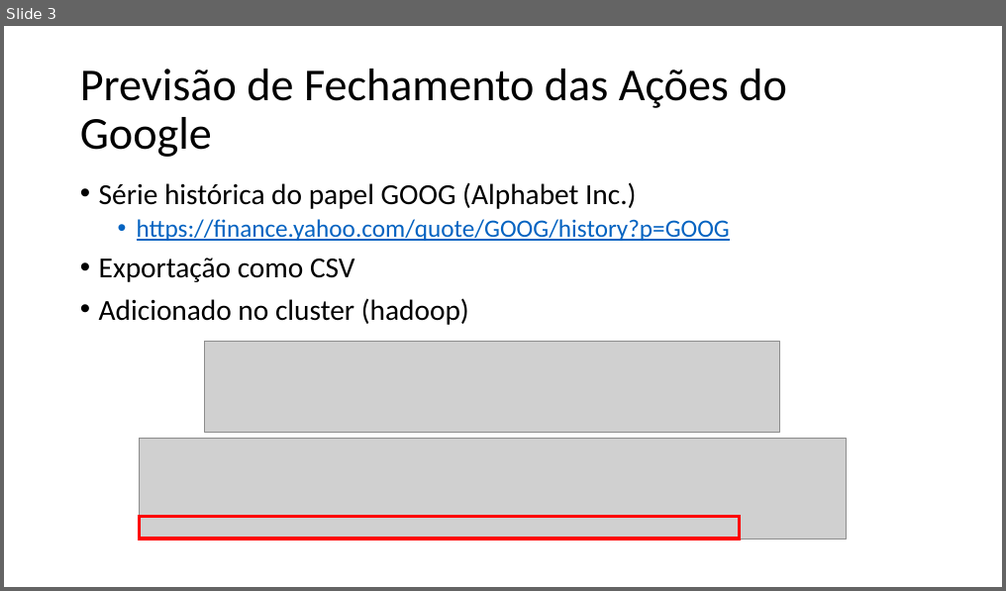
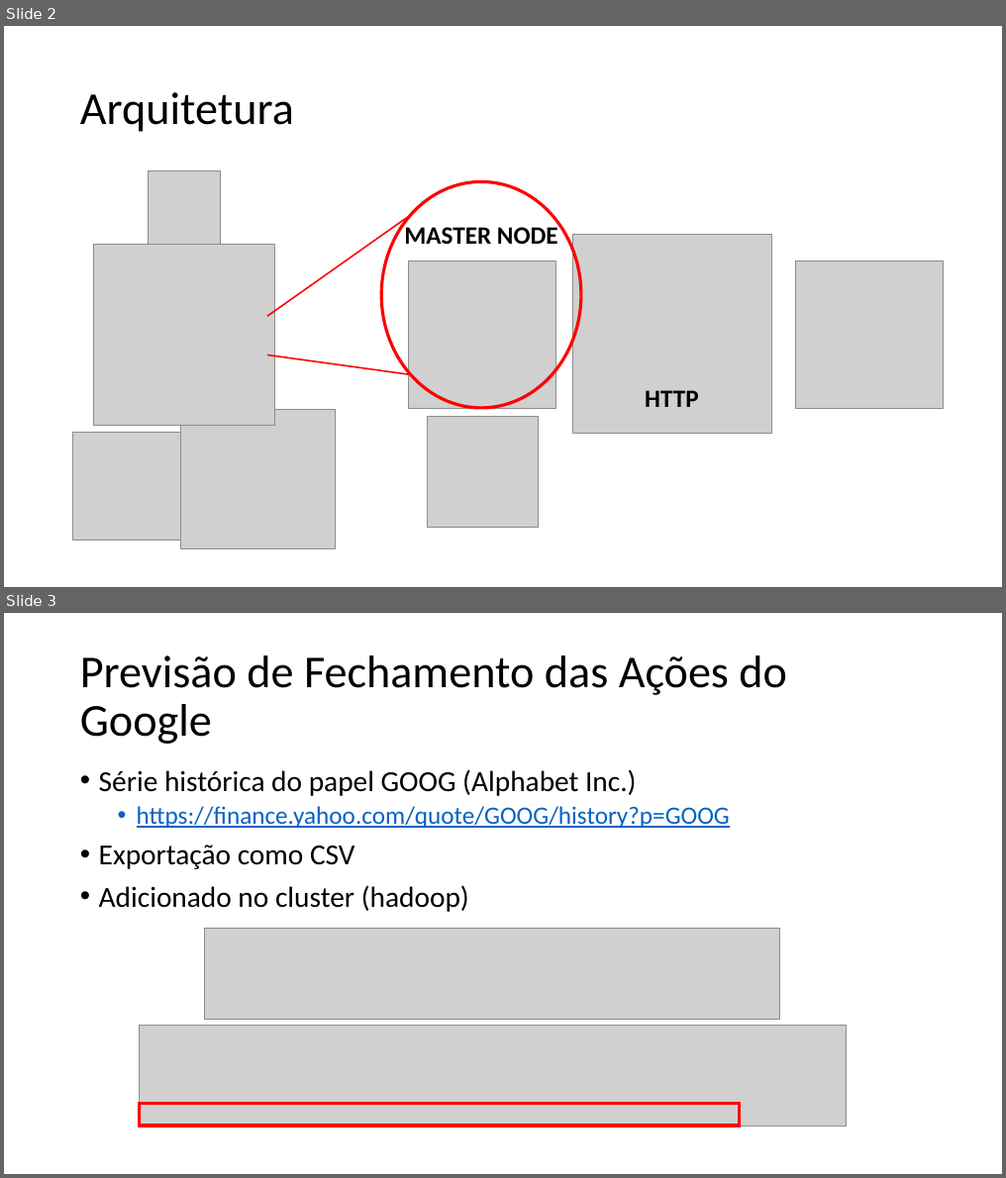
Before and after one commit to macio-matheus/spark-ml-project, a slide deck: apresentacao.pptx. Shown one above the other, each under a label of ours: slide 3 before the commit, slides 2 and 3 after it. The pictures are 1006x591 and 1006x1178 pixels, drawn with LibreOffice and Linux fonts; fonts in the diff are those of the drawing; grey boxes stand for pictures. Boxes give left, top, right and bottom in pixels: in the first picture for what was removed or moved away, otherwise in the second. Text is boxed around its words. In the diff, an @@ line names an element or a change of style, - is before the commit and + after.

Commit message:
Adicionei o desenho da arquitetura

```diff
--- a/apresentacao.pptx
+++ b/apresentacao.pptx
@@ slide 2 added at bbox=[4, 26, 1002, 587], background #FFFFFF @@
@@ title added at bbox=[80, 92, 294, 132], 44 pt, text #000000 @@
+Arquitetura
@@ picture added at bbox=[148, 172, 221, 244] @@
@@ ellipse added at bbox=[381, 181, 581, 408], outline #FF0000 3 pt @@
@@ line added from (267, 316) to (411, 215), #FF0000 1.5 pt @@
@@ text added at bbox=[404, 223, 558, 244], 24 pt, text #000000, bold @@
+MASTER NODE
@@ picture added at bbox=[93, 244, 275, 426] @@
@@ picture added at bbox=[409, 262, 555, 408] @@
@@ picture added at bbox=[572, 234, 772, 434] @@
@@ picture added at bbox=[796, 262, 943, 408] @@
@@ line added from (267, 356) to (411, 374), #FF0000 1.5 pt @@
@@ picture added at bbox=[180, 410, 335, 550] @@
@@ text added at bbox=[645, 390, 699, 407], 24 pt, text #000000, bold @@
+HTTP
@@ picture added at bbox=[73, 432, 185, 540] @@
@@ picture added at bbox=[427, 417, 538, 528] @@
```
Also in this commit, not shown: 1 slide changed, 1 slide removed.
